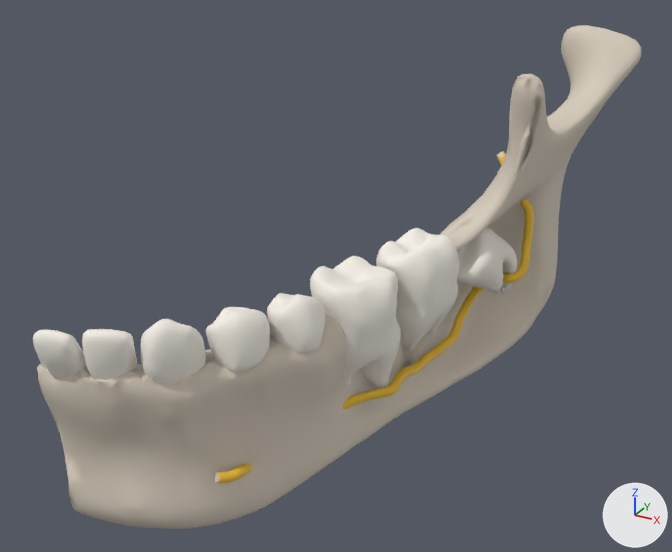
Renders of the glTF model public/models/impacted-molar.glb from each side of a commit.
The view is the same before and after, from a 50 mm camera at (0.047, -0.1688, 0.0908) aimed at (-0.0631, 0.0315, -0.0093). The lights are fixed; the arrows at lower right show +X, +Y and +Z. The older version comes first.

Objects in the first picture: 'mandible left', 'nerve', 'teeth', 'wisdom tooth'.
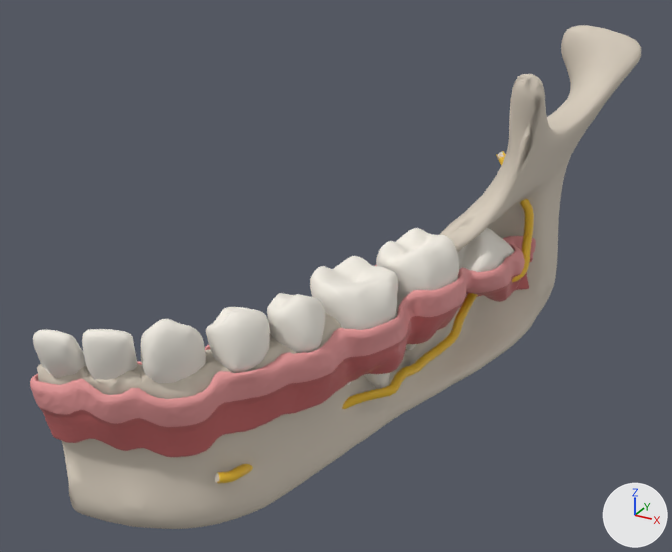
Where the change shows, as pixel boxes [x1, y1, x2, y2] in the pictures (672 x 552 px):
'gum', added: after [30, 236, 536, 427]
'mucosa', added: after [38, 258, 533, 458]

Patch to the scene script:
```diff
--- a/public/models/impacted-molar.glb.py
+++ b/public/models/impacted-molar.glb.py
@@ mat_mucosa @@
+mat_mucosa = principled_material('mucosa')
+mat_mucosa.base_color = (0.584, 0.145, 0.145)  # pink #c96a6a
+mat_mucosa.roughness = 0.45
@@ mat_gum @@
+mat_gum = principled_material('gum')
+mat_gum.base_color = (0.808, 0.322, 0.322)  # pink #e89a9a
+mat_gum.roughness = 0.65
@@ me_mucosa @@
+me_mucosa.from_pydata(...)  # 15773 vertices, 29318 faces; spans x -0.1006..-0.0243, y -0.043..0.0836, z -0.032..-0.0131
+me_mucosa.materials.append(mat_mucosa)  # pink #c96a6a
@@ me_gum @@
+me_gum.from_pydata(...)  # 11148 vertices, 20054 faces; spans x -0.1008..-0.0239, y -0.0442..0.0837, z -0.0221..-0.0057
+me_gum.materials.append(mat_gum)  # pink #e89a9a
@@ ob_mucosa @@
+ob_mucosa = bpy.data.objects.new('mucosa', me_mucosa)
+ob_mucosa.location = (0.0, 0.0, 0.0)
@@ ob_gum @@
+ob_gum = bpy.data.objects.new('gum', me_gum)
+ob_gum.location = (0.0, 0.0, 0.0)
```
